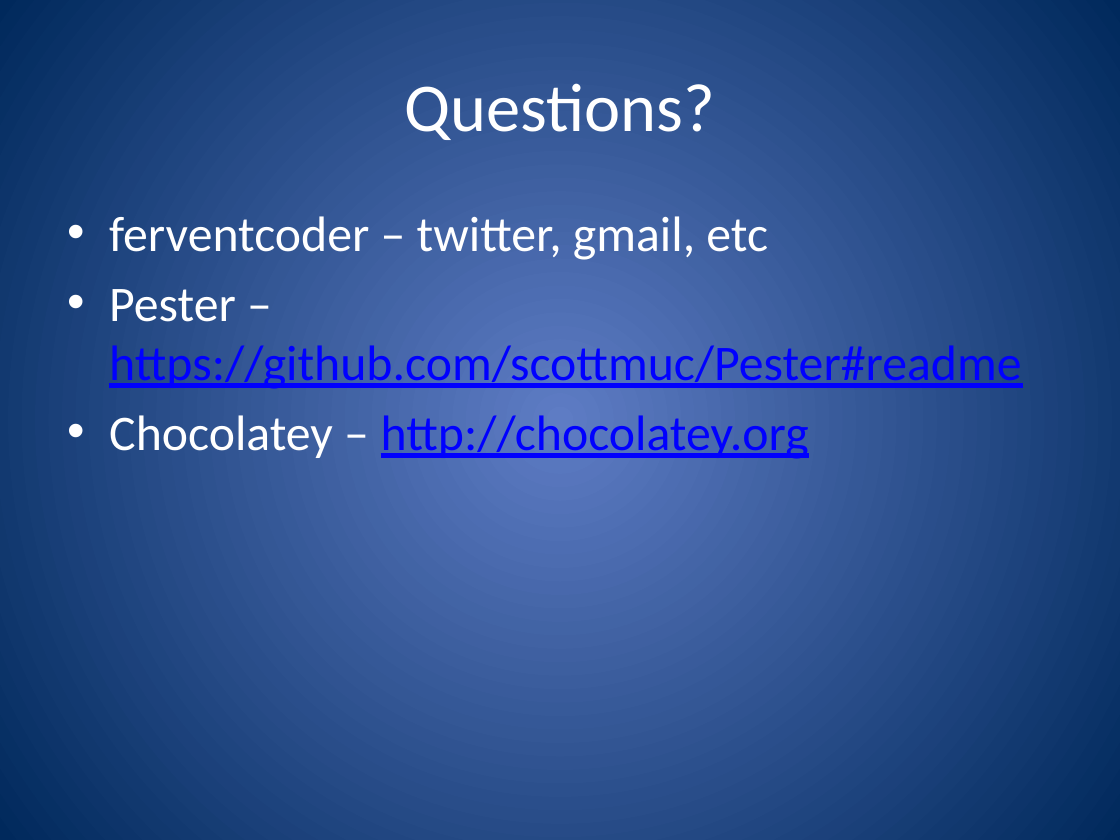
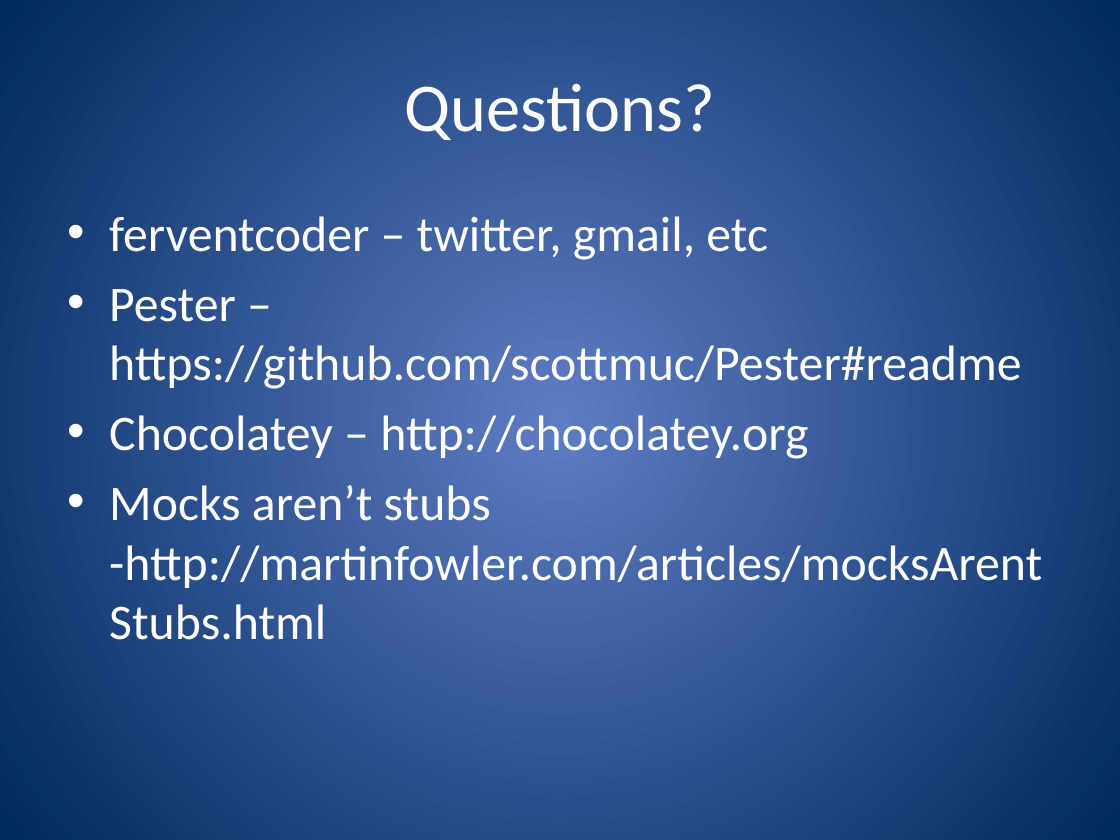
Before and after one commit to ferventcoder/presentations, a slide deck: slide 36 of dotNet/powershellbdd/AutomatedTestingForPowerShell.pptx (slide 33 before the commit). Drawn at 1120x840 pixels with LibreOffice and Linux fonts; fonts in the diff are those of the drawing. Boxes give left, top, right and bottom in pixels: in the first picture for what was removed or moved away, otherwise in the second. Text is boxed around its words. In the diff, an @@ line names an element or a change of style, - is before the commit and + after.

```diff
--- a/dotNet/powershellbdd/AutomatedTestingForPowerShell.pptx
+++ b/dotNet/powershellbdd/AutomatedTestingForPowerShell.pptx
@@ text at [109,289,1021,459]: text colour #0000FF to #FFFFFF, underline off in "https://github.com/scottmuc/Pester#readme", "http://chocolatey.org" @@
@@ text at [109,485,1042,640]: paragraph added @@
+• Mocks aren’t stubs -http://martinfowler.com/articles/mocksArentStubs.html
```
Also in this commit, not shown: 4 other slides changed, 4 slides added, 1 slide removed.
